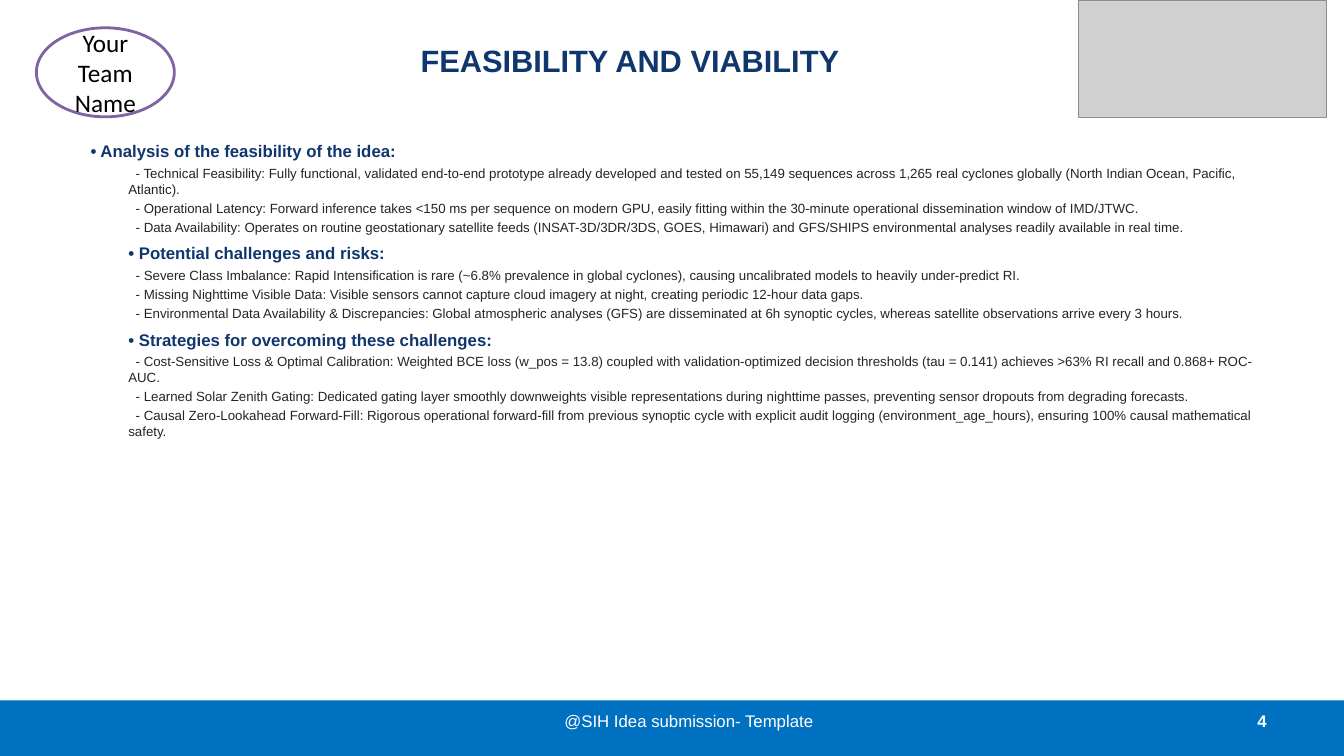
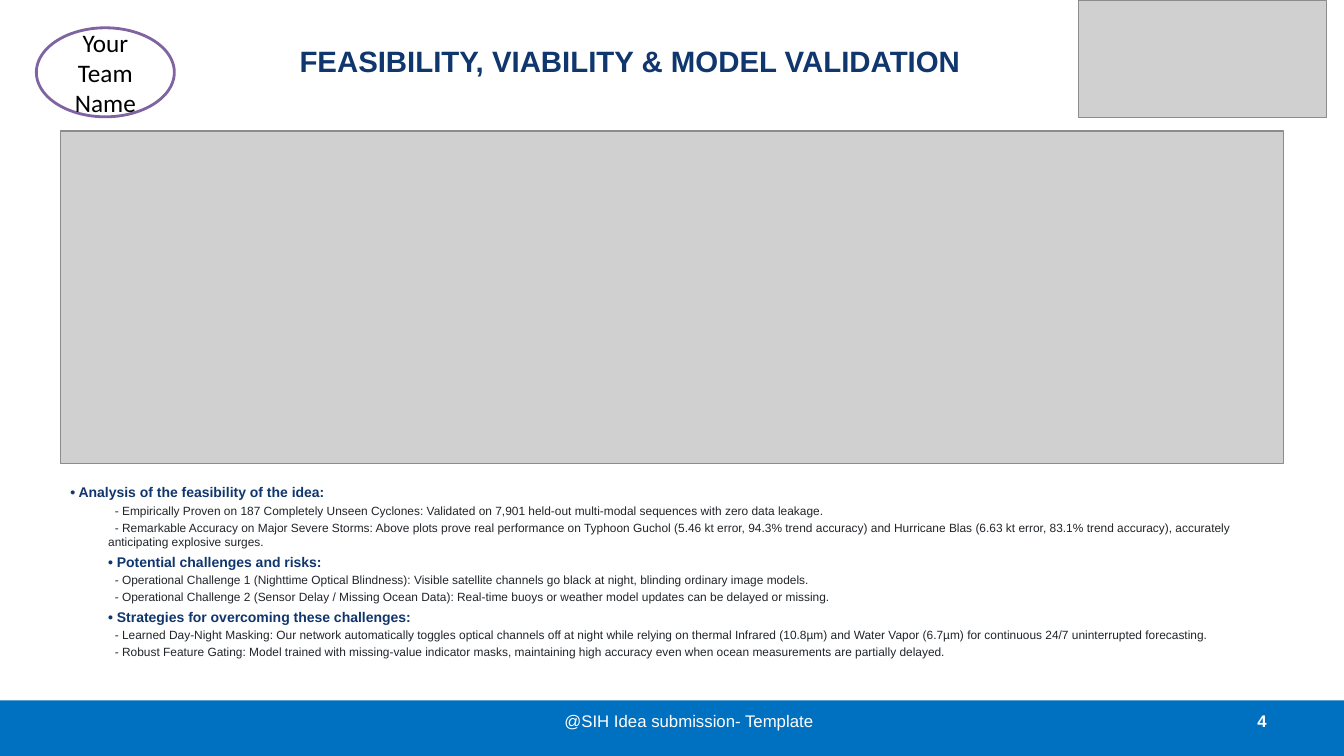
Before and after one commit to theDivinePenguin/cycml, a slide deck: slide 4 of SIH2026-IDEA-Presentation-Format.pptx. Drawn at 1344x756 pixels with LibreOffice and Linux fonts; fonts in the diff are those of the drawing; grey boxes stand for pictures. Boxes give left, top, right and bottom in pixels: in the first picture for what was removed or moved away, otherwise in the second. Text is boxed around its words. In the diff, an @@ line names an element or a change of style, - is before the commit and + after.

Commit message:
feat(presentation): populate official 6-slide SIH template with flowcharts, least-error cyclone graphs, roadmap, and export to PDF

```diff
--- a/SIH2026-IDEA-Presentation-Format.pptx
+++ b/SIH2026-IDEA-Presentation-Format.pptx
@@ title at (x1=300, y1=51, x2=960, y2=77): text changed; size 22 to 21 pt @@
-FEASIBILITY AND VIABILITY
+FEASIBILITY, VIABILITY & MODEL VALIDATION
@@ picture added at (x1=60, y1=131, x2=1284, y2=464) @@
@@ text "• Analysis of the feasibility ..." moved from (x1=100, y1=145, x2=1252, y2=439) to (x1=79, y1=487, x2=1229, y2=659) @@
@@ text at (x1=79, y1=487, x2=411, y2=625): size 12 to 10 pt in "• Analysis of the feasibility of the ...", "• Potential challenges and risks:", "• Strategies for overcoming these challenges:"; less space between paragraphs @@
@@ text at (x1=108, y1=506, x2=1229, y2=549): text changed; size 9.5 to 8.5 pt @@
-- Technical Feasibility: Fully functional, validated end-to-end prototype already developed and tested on 55,149 sequences across 1,265 real cyclones globally (North Indian Ocean, Pacific, Atlantic).
-- Operational Latency: Forward inference takes <150 ms per sequence on modern GPU, easily fitting within the 30-minute operational dissemination window of IMD/JTWC.
-- Data Availability: Operates on routine geostationary satellite feeds (INSAT-3D/3DR/3DS, GOES, Himawari) and GFS/SHIPS environmental analyses readily available in real time.
+- Empirically Proven on 187 Completely Unseen Cyclones: Validated on 7,901 held-out multi-modal sequences with zero data leakage.
+- Remarkable Accuracy on Major Severe Storms: Above plots prove real performance on Typhoon Guchol (5.46 kt error, 94.3% trend accuracy) and Hurricane Blas (6.63 kt error, 83.1% trend accuracy), accurately anticipating explosive surges.
@@ text at (x1=122, y1=575, x2=830, y2=604): text changed; size 9.5 to 8.5 pt @@
-- Severe Class Imbalance: Rapid Intensification is rare (~6.8% prevalence in global cyclones), causing uncalibrated models to heavily under-predict RI.
-- Missing Nighttime Visible Data: Visible sensors cannot capture cloud imagery at night, creating periodic 12-hour data gaps.
-- Environmental Data Availability & Discrepancies: Global atmospheric analyses (GFS) are disseminated at 6h synoptic cycles, whereas satellite observations arrive every 3 hours.
+- Operational Challenge 1 (Nighttime Optical Blindness): Visible satellite channels go black at night, blinding ordinary image models.
+- Operational Challenge 2 (Sensor Delay / Missing Ocean Data): Real-time buoys or weather model updates can be delayed or missing.
@@ text at (x1=122, y1=630, x2=1207, y2=659): text changed; size 9.5 to 8.5 pt @@
-- Cost-Sensitive Loss & Optimal Calibration: Weighted BCE loss (w_pos = 13.8) coupled with validation-optimized decision thresholds (tau = 0.141) achieves >63% RI recall and 0.868+ ROC-AUC.
-- Learned Solar Zenith Gating: Dedicated gating layer smoothly downweights visible representations during nighttime passes, preventing sensor dropouts from degrading forecasts.
-- Causal Zero-Lookahead Forward-Fill: Rigorous operational forward-fill from previous synoptic cycle with explicit audit logging (environment_age_hours), ensuring 100% causal mathematical safety.
+- Learned Day-Night Masking: Our network automatically toggles optical channels off at night while relying on thermal Infrared (10.8µm) and Water Vapor (6.7µm) for continuous 24/7 uninterrupted forecasting.
+- Robust Feature Gating: Model trained with missing-value indicator masks, maintaining high accuracy even when ocean measurements are partially delayed.
```
Also in this commit, not shown: 5 other slides changed, 1 slide removed, 8 other files.
